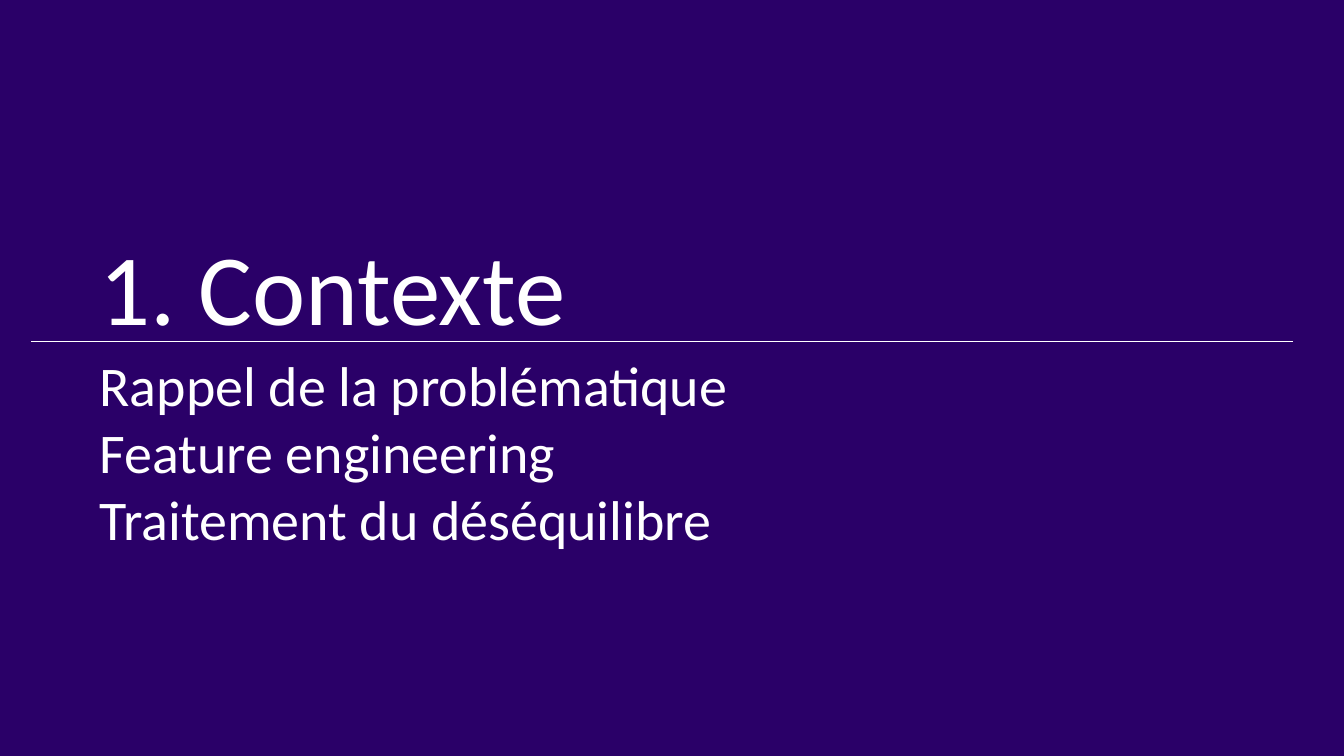
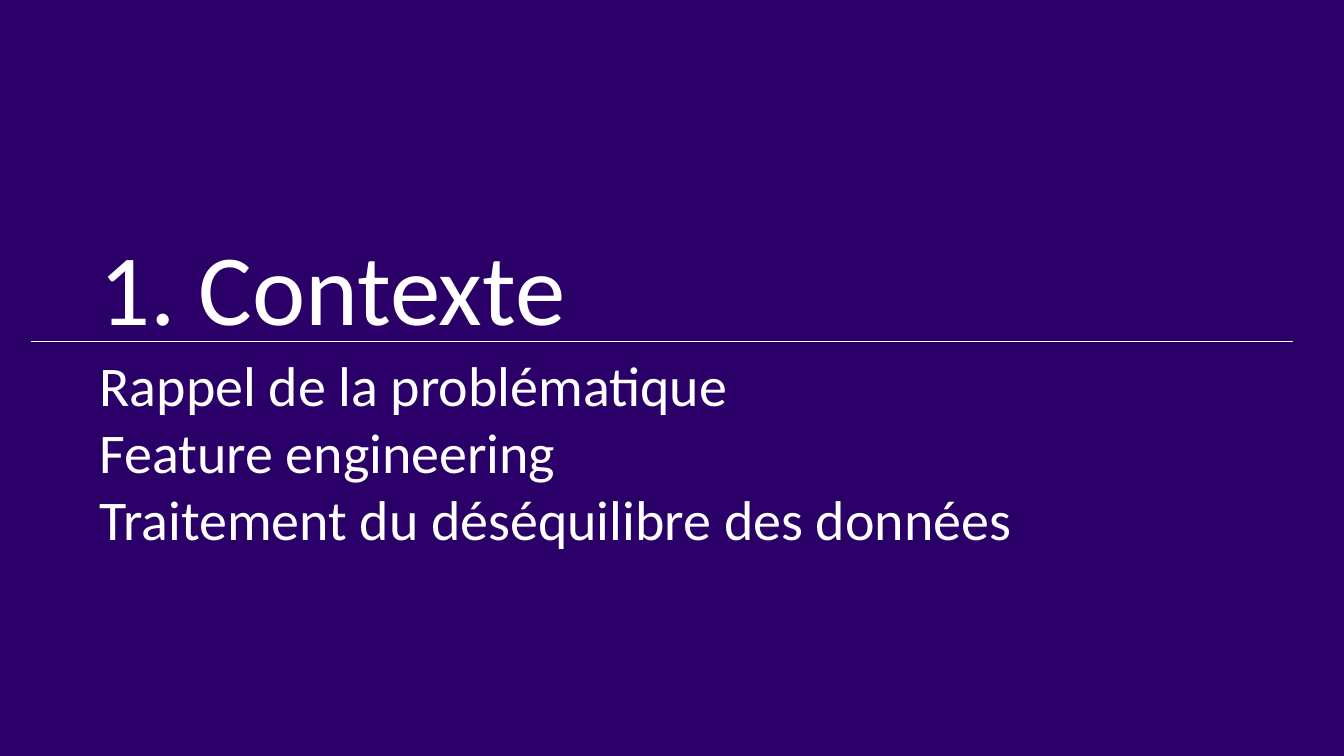
Before and after one commit to EtudiantOC2/implement_scoring_model_v2, a slide deck: slide 4 of evaluation/P7_Presentation.pptx. Drawn at 1344x756 pixels with LibreOffice and Linux fonts; fonts in the diff are those of the drawing. Boxes give left, top, right and bottom in pixels: in the first picture for what was removed or moved away, otherwise in the second. Text is boxed around its words. In the diff, an @@ line names an element or a change of style, - is before the commit and + after.

```diff
--- a/evaluation/P7_Presentation.pptx
+++ b/evaluation/P7_Presentation.pptx
@@ text in rectangle at [100, 501, 1011, 549]: text changed @@
-Traitement du déséquilibre
+Traitement du déséquilibre des données
```
Also in this commit, not shown: 10 other slides changed, 1 slide added, 1 other file.
